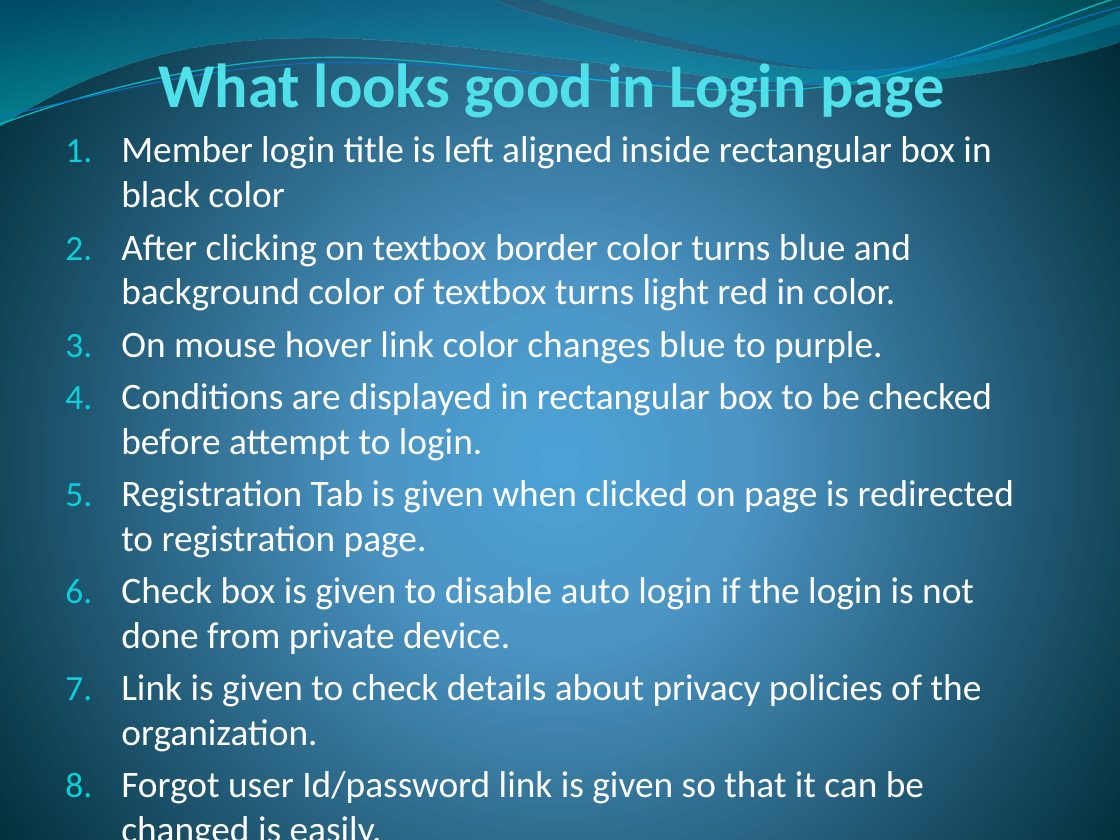
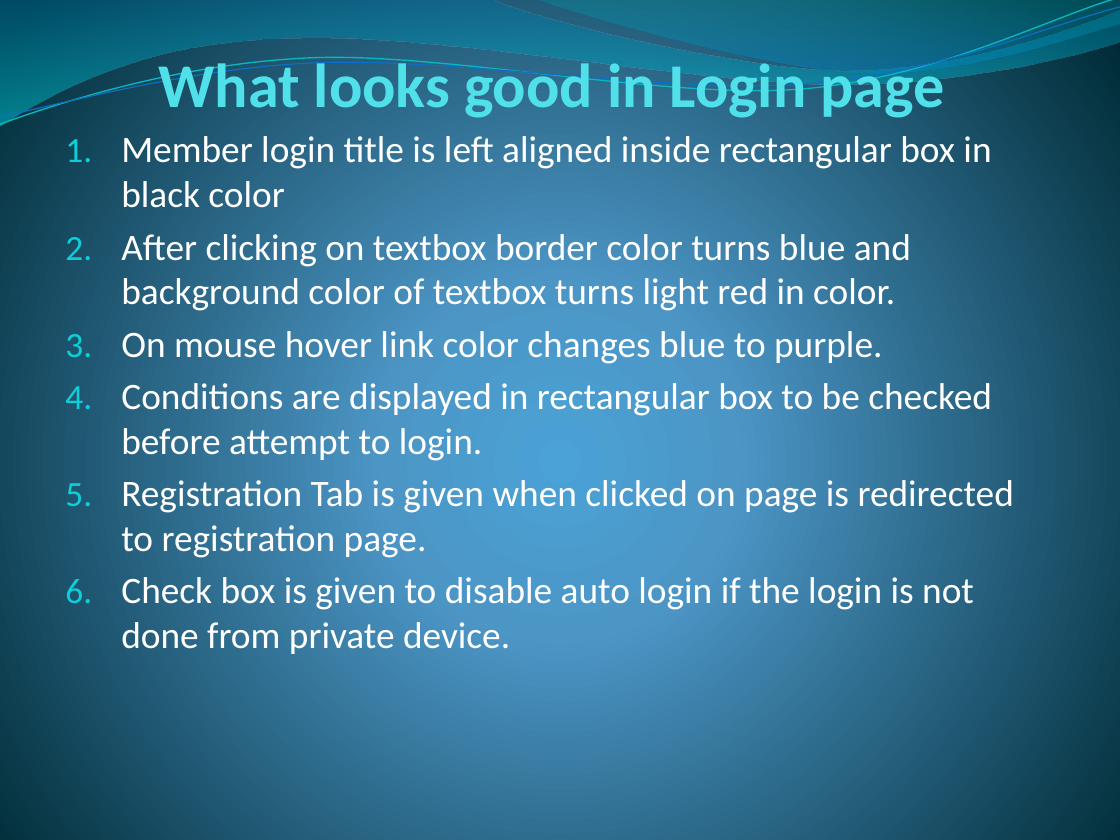
Before and after one commit to Jyotis1996/jyo, a slide deck: slide 10 of PPT By Jyoti.pptx. Drawn at 1120x840 pixels with LibreOffice and Linux fonts; fonts in the diff are those of the drawing. Boxes give left, top, right and bottom in pixels: in the first picture for what was removed or moved away, otherwise in the second. Text is boxed around its words. In the diff, an @@ line names an element or a change of style, - is before the commit and + after.

Commit message:
ok

```diff
--- a/PPT By Jyoti.pptx
+++ b/PPT By Jyoti.pptx
@@ subtitle at (121, 674, 982, 804): paragraphs removed @@
-7. Link is given to check details about privacy policies of the organization.
-8. Forgot user Id/password link is given so that it can be changed is easily.
```
Also in this commit, not shown: 1 other slide changed, 1 slide added.
